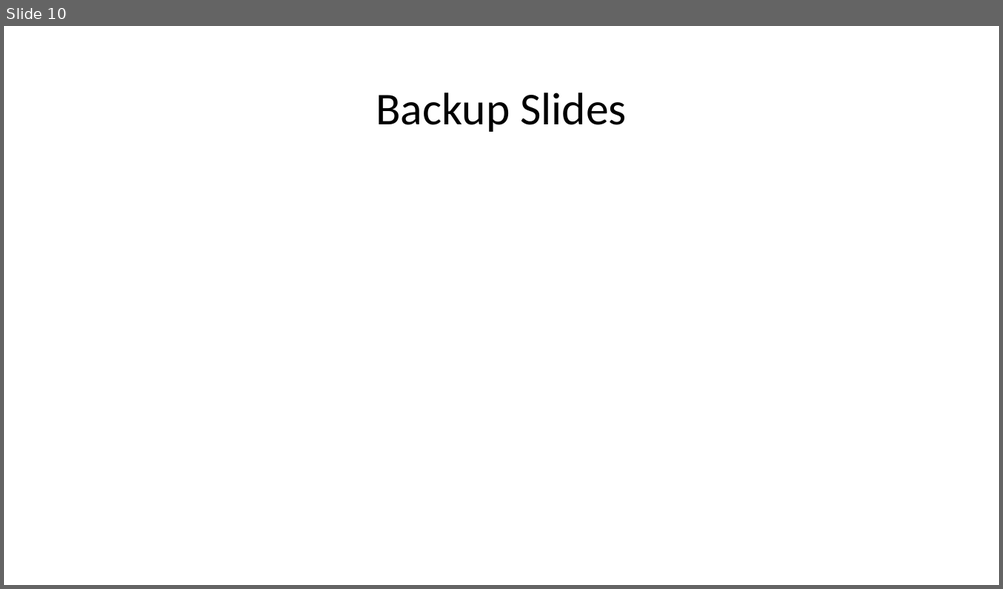
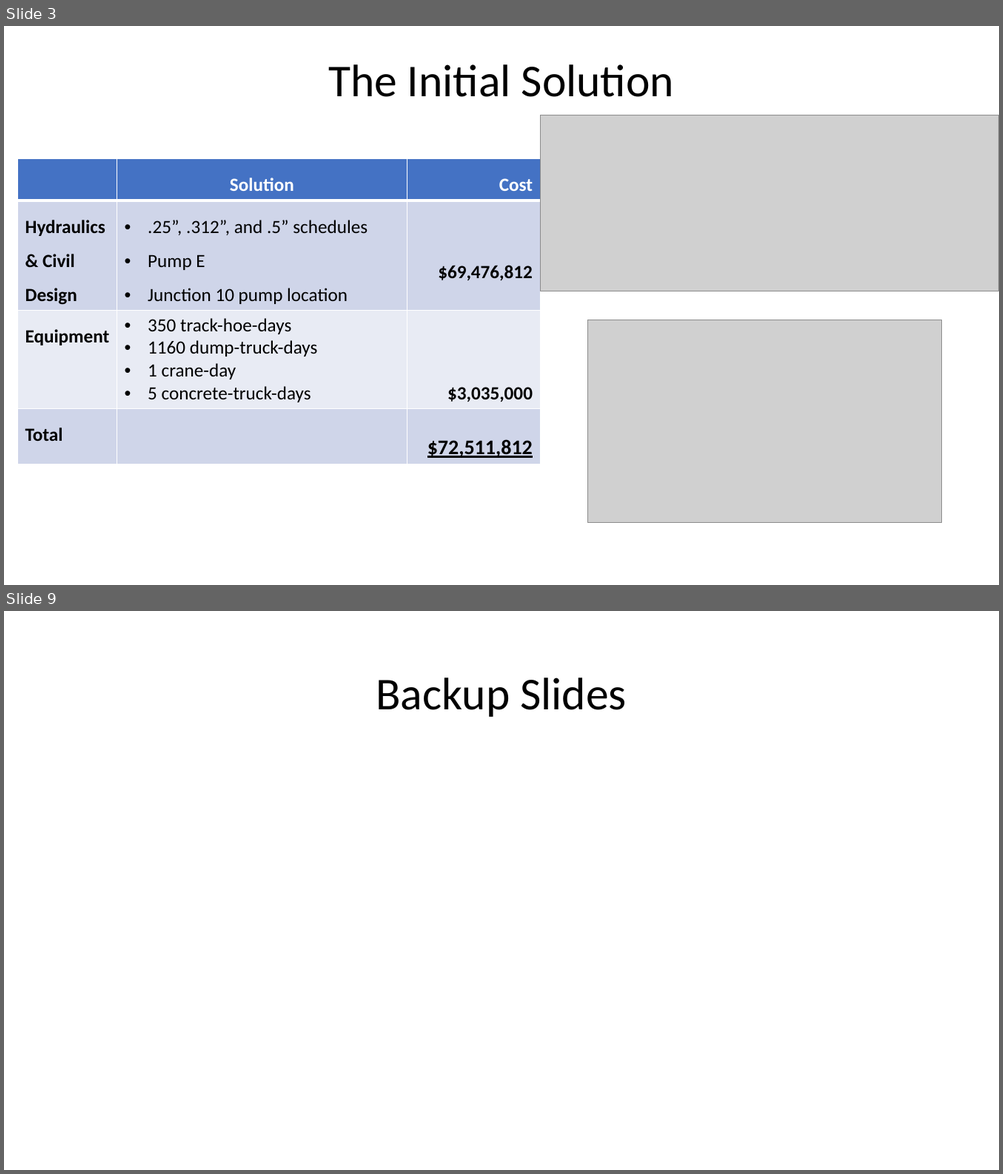
Before and after one commit to jamar1391/hello-world, a slide deck: dev/fluor/The AquaDucks/The AquaDucks Presentation.pptx. Shown one above the other, each under a label of ours: slide 10 before the commit, slides 3 and 9 after it; the slides between them are not shown. The pictures are 1003x589 and 1003x1174 pixels, drawn with LibreOffice and Linux fonts; fonts in the diff are those of the drawing; grey boxes stand for pictures. Boxes give left, top, right and bottom in pixels: in the first picture for what was removed or moved away, otherwise in the second. Text is boxed around its words. In the diff, an @@ line names an element or a change of style, - is before the commit and + after.

```diff
--- a/dev/fluor/The AquaDucks/The AquaDucks Presentation.pptx
+++ b/dev/fluor/The AquaDucks/The AquaDucks Presentation.pptx
@@ slide 3 added at [4, 26, 999, 585], background #FFFFFF @@
@@ title added at [328, 64, 674, 97], 44 pt, text #000000 @@
+The Initial Solution
@@ picture added at [540, 115, 999, 291] @@
@@ table added at [17, 158, 540, 461], 4 rows, 3 columns @@
+ | Solution | Cost
+Hydraulics & Civil Design | .25”, .312”, and .5” schedules / Pump E / Junction 10 pump location | $69,476,812
+Equipment | 350 track-hoe-days / 1160 dump-truck-days / 1 crane-day / 5 concrete-truck-days | $3,035,000
+Total |  | $72,511,812
@@ picture added at [587, 320, 941, 523] @@
@@ what was slide 10 is now slide 9 @@
```
Also in this commit, not shown: 5 slides changed, 10 other slides added, 3 slides removed, 7 other files.
